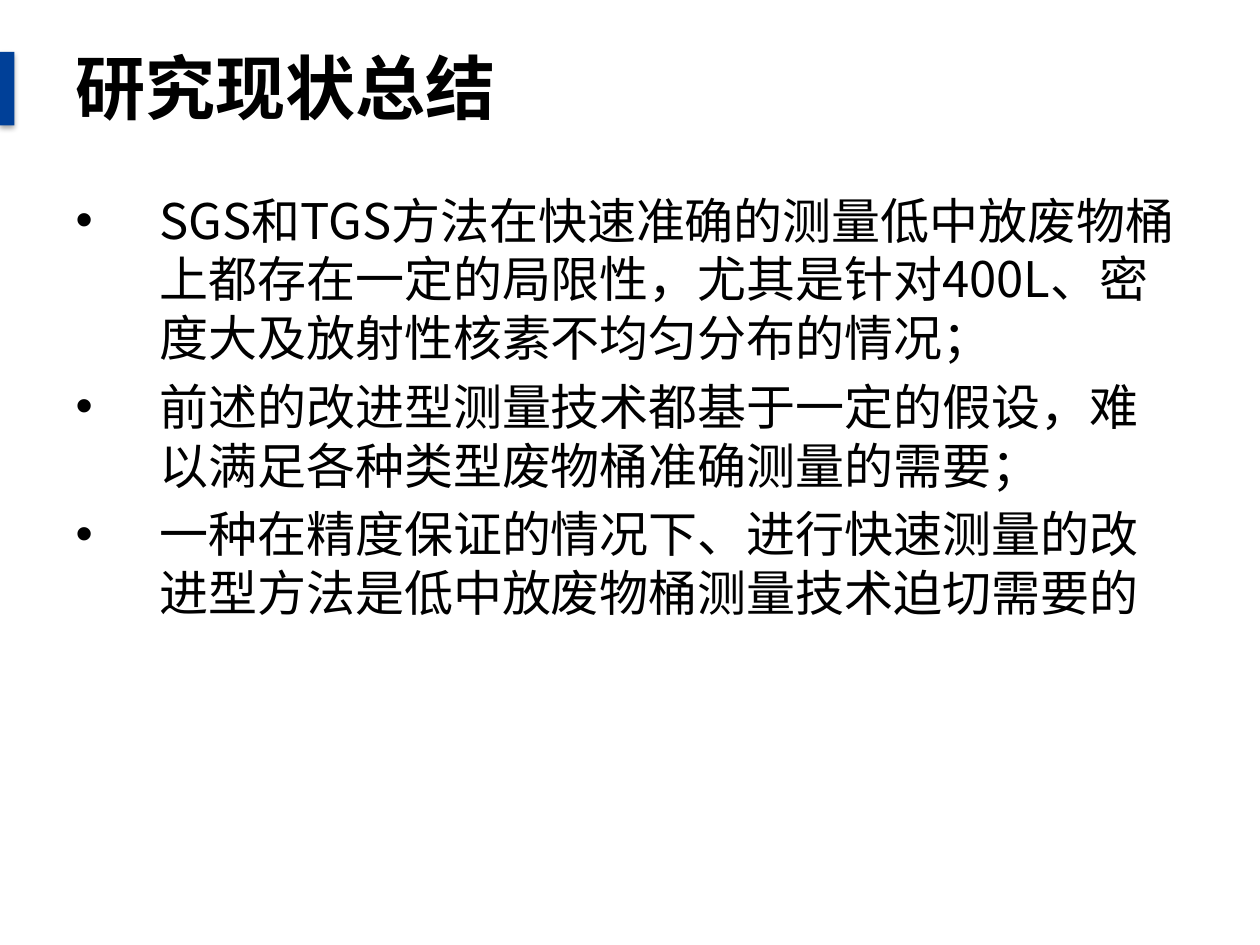
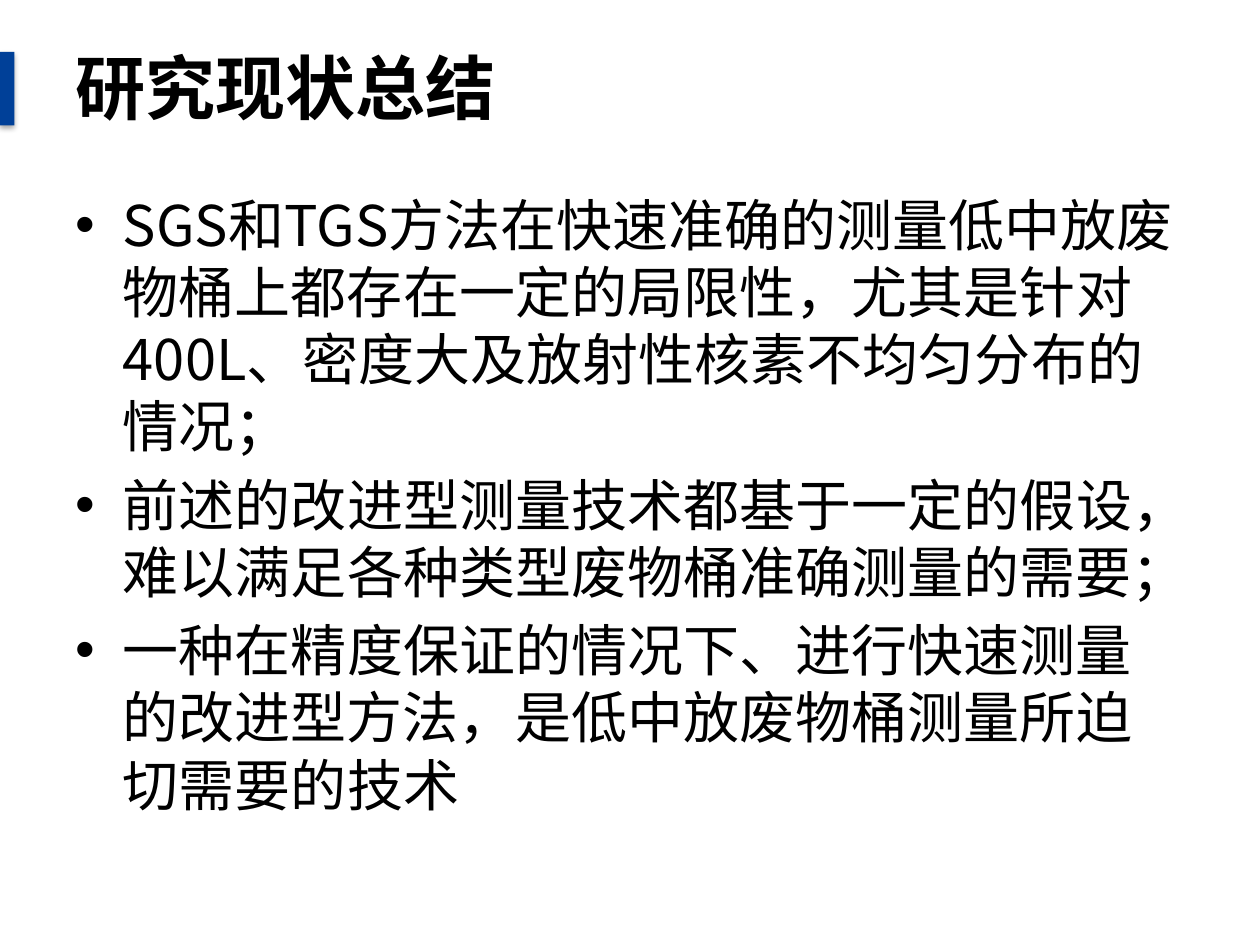
Before and after one commit to danxibao/NDAPapers, a slide deck: slide 13 of 毕业答辩报告.pptx. Drawn at 1260x945 pixels with LibreOffice and Linux fonts; fonts in the diff are those of the drawing; background and template pictures are left out. Boxes give left, top, right and bottom in pixels: in the first picture for what was removed or moved away, otherwise in the second. Text is boxed around its words. In the diff, an @@ line names an element or a change of style, - is before the commit and + after.

```diff
--- a/毕业答辩报告.pptx
+++ b/毕业答辩报告.pptx
@@ text at (x1=123, y1=265, x2=1188, y2=602): size 28 to 32 pt in "SGS和TGS方法在快速准确的测量低中放废物桶上都存在一定的局限性，尤其是针对400L、密度大及放射性核素不均匀分布的情 ...", "前述的改进型测量技术都基于一定的假设，难以满足各种类型废物桶准确测量的需要；"; indent changed @@
@@ text at (x1=123, y1=623, x2=1132, y2=811): text changed; size 28 to 32 pt @@
-• 一种在精度保证的情况下、进行快速测量的改进型方法是低中放废物桶测量技术迫切需要的
+• 一种在精度保证的情况下、进行快速测量的改进型方法，是低中放废物桶测量所迫切需要的技术
```
Also in this commit, not shown: 12 other slides changed, 3 other files.
